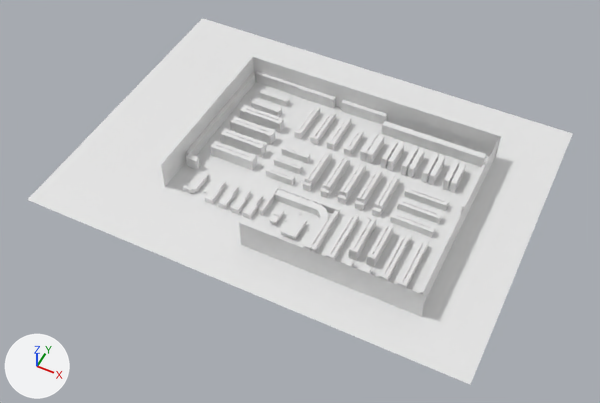
The COLLADA model models/hassloch/meshes/HasslockModelMaterials.dae, before and after one commit.
Before and after are seen from a 50 mm camera at (59.0, -65.3, 96.3) aimed at (19.5, 13.7, -2.5). Arrows for +X, +Y and +Z are at lower left; the lights stay in place. Where no turn or scale is listed for an object, it has been applied to the vertices.

The older version as bpy lines, for what is in view:
```python
ob_cubo_448 = bpy.data.objects.new('Cubo.448', me_cubo_459)
ob_cubo_448.location = (19.0, 7.5, 0.6)
ob_cubo_449 = bpy.data.objects.new('Cubo.449', me_cubo_460)
ob_cubo_449.location = (19.0, 6.1, 0.6)
ob_cubo_450 = bpy.data.objects.new('Cubo.450', me_cubo_461)
ob_cubo_450.location = (22.0, 6.9, 0.6)
ob_path17326 = bpy.data.objects.new('path17326', me_path17326_001)
ob_path17326.location = (22.7, 6.8, 0.0)
ob_piano = bpy.data.objects.new('Piano', me_piano)
ob_piano.location = (20.2, 7.9, 0.0)
ob_piano_002 = bpy.data.objects.new('Piano.002', me_piano_003)
ob_piano_002.location = (17.1, 34.2, 2.5)
# also in view: 'Cubo.381' at (38.4, 31.9, 1.0); 'Piano.003' at (44.5, 17.2, 2.5); 'Piano.001' at (0.1, 19.7, 2.5); 'Piano.004' at (30.8, 0.1, 2.5)
```
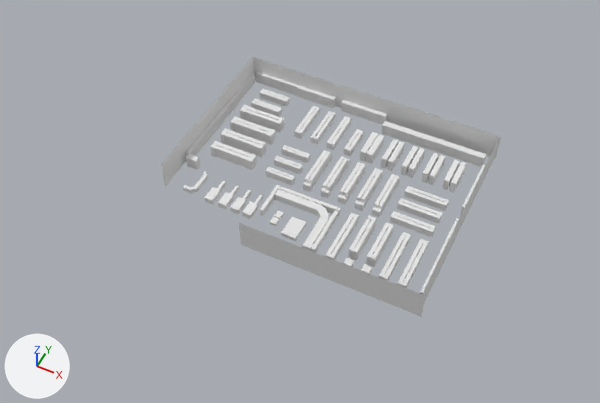
Boxes (x1, y1, x2, y2) around the edits, measured in the pictures (600 x 403 px):
'Piano', deleted
    before: (27, 18, 573, 385)
'Cubo.450', moved
    before: (281, 215, 306, 240)
    after: (281, 217, 306, 241)
'Cubo.449', moved
    before: (270, 215, 280, 225)
    after: (270, 216, 280, 226)
'Cubo.448', moved
    before: (274, 209, 284, 218)
    after: (274, 210, 284, 220)
'path17326', deleted
    before: (205, 167, 423, 276)

The change in detail:
Object 'Cubo.450' (ob_cubo_450) moves from (22.0, 6.9, 0.6) to (22.0, 6.9, 0.3).
Object 'Cubo.449' (ob_cubo_449) moves from (19.0, 6.1, 0.6) to (19.0, 6.1, 0.3).
Object 'Cubo.448' (ob_cubo_448) moves from (19.0, 7.5, 0.6) to (19.0, 7.5, 0.3).
Object 'Piano' (ob_piano) is deleted.
Object 'path17326' (ob_path17326) is deleted.
